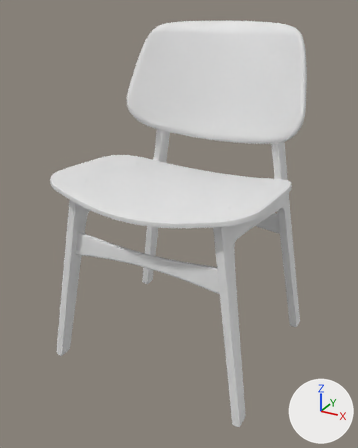
The Blender file Blender Guru Chair Modeling/BG_Chair.blend: old version first, new version second.
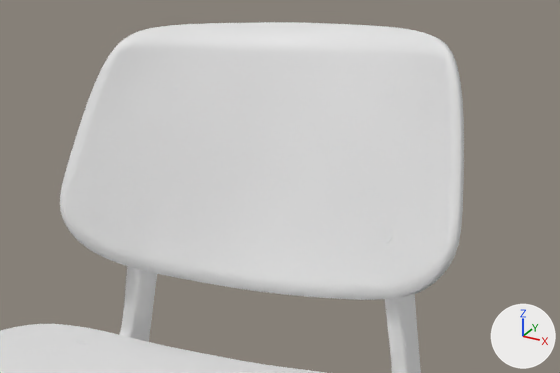
The first picture shows the older version from a 50 mm camera at (2.72, -5.09, 4.26) aimed at (-0.01, -0.14, 1.79). The close-ups show both versions on the part from 28% to 98% of the width and 2% to 39% of the height of that picture; other places that the commit changed are outside them. Lighting does not change. The marker at lower right points along +X, +Y and +Z. Materials are left out; every surface is plain grey.
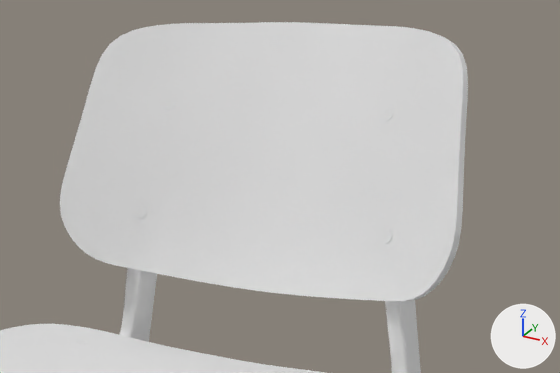
What changed in the scene script:
```text
Change me_plane_001:
    used by ob_plane; location = (-0.004, 1.282, 3.61); rotation_euler = (1.129, 0.0, 0.0), in degrees (65, 0, 0); scale = (1.0, 1.02, 1.0)
    remove me_plane_001.from_pydata(...)  # 20 vertices, 12 faces; spans x 0.0..1.254, y -1.041..0.42, z -0.123..0.468
    add me_plane_001.from_pydata(...)  # 72 vertices, 70 faces; spans x -1.254..1.254, y -1.051..0.42, z -0.123..0.501
    me_plane_001 part 1
    5 vertices are removed from x 0.25..1.082, y -1.036..0.404, z -0.046..0.468
    12 faces are deleted
    2 vertices move from x 0.268..0.279, y -0.677..-0.24, z 0.009..0.137 to x 0.413..0.517, y -0.675..-0.242, z 0.075..0.175
    57 vertices are added at x -1.254..1.232, y -1.051..0.414, z -0.084..0.501
    70 new faces join them
Change ob_plane:
    remove _m = ob_plane.modifiers.new('Mirror', 'MIRROR')
    remove _m.use_clip = True
    remove _m = ob_plane.modifiers.new('Solidify', 'SOLIDIFY')
    remove _m.thickness = 0.04
    remove _m.offset = 1.0
    remove _m.use_even_offset = True
```

Location of each change, (x1, y1, x2, y2) in pixels of the close-ups (560 x 373 px):
'Plane', reshaped, modifiers changed
    before: (60, 22, 464, 300)
    after: (60, 22, 468, 301)
